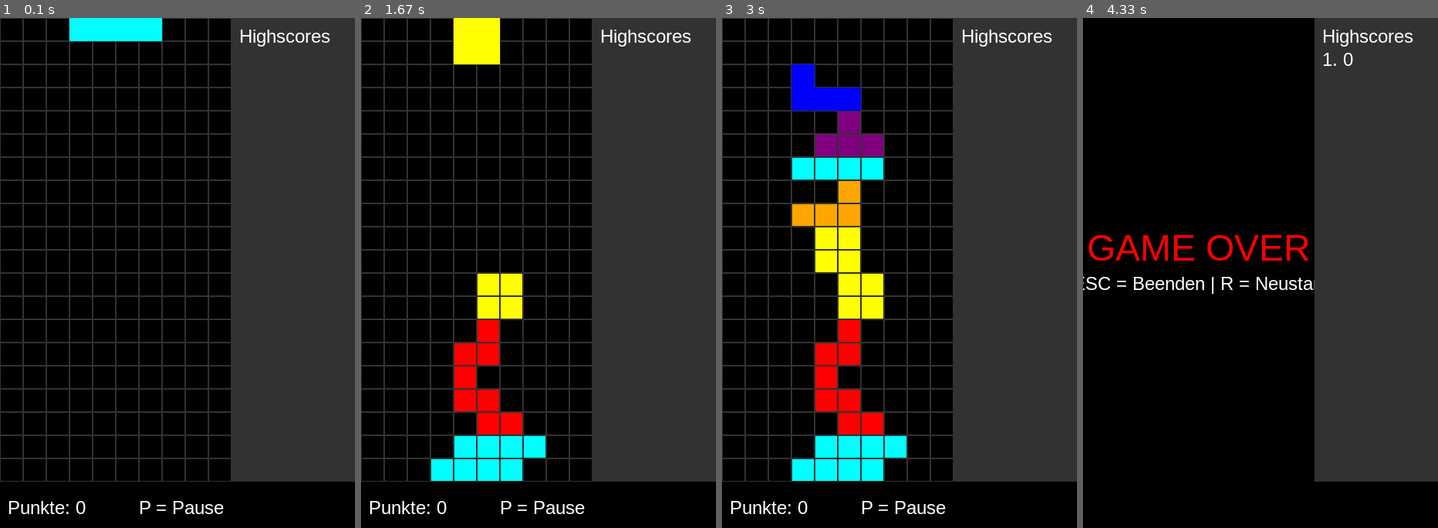
Above: before the commit, frames 1-4 (left to right).
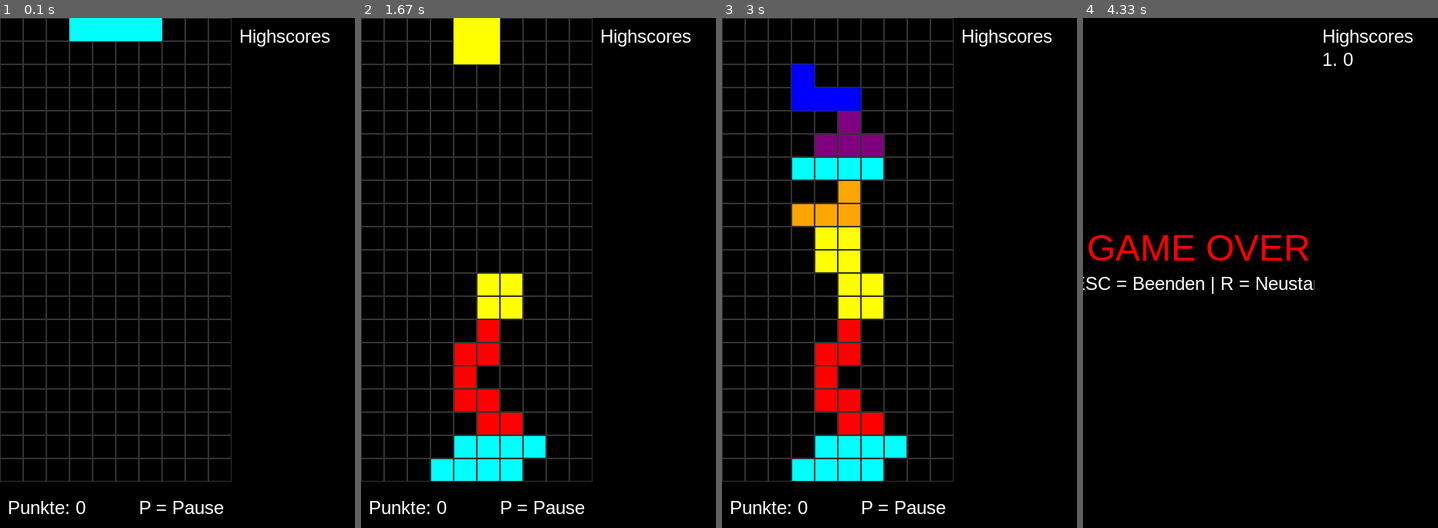
Above: after the commit, the same moments.

Repository: luca-waldvogel/tetris
Game: pygame game, started from main.py
Same seed, same stepped clock (60 frames per second), same inputs: the game is played once before the commit and once after it.
Inputs:
- Up to frame 1 (0.1 s): no input
- Up to frame 2 (1.67 s): tap Space at 0.33, 0.73, 1.03, 1.23, 1.57 s; hold Right 0.67-1.13 s; hold Up 1.17-1.47 s; hold Right from 1.5 s (still down)
- Up to frame 3 (3 s): tap Space at 1.87, 2.07, 2.37, 2.63, 2.97 s; release Right at 1.97 s; hold Left 2-2.53 s; hold Down 2.57-2.87 s; hold Left from 2.9 s (still down)
- Up to frame 4 (4.33 s): tap Space at 3.27, 3.4 s; release Left at 3.3 s; hold Up 3.33-3.7 s

The runs differ from the first frame. In frame 1, 31% of the frame differs, in the area x 65-100%, y 0-91%; in frame 2, 31%; in frame 3, 31%; in frame 4, 31%.

Commit message:
Scoreboard hintergrund schwarz

Diff:
--- a/ui.py
+++ b/ui.py
@@ -18,7 +18,7 @@
     x_offset = width + 10
     y_offset = 10
     # Scoreboard-Hintergrund immer zeichnen
-    pygame.draw.rect(surface, (50, 50, 50), (width, 0, 160, height))
+    pygame.draw.rect(surface, (0, 0, 0), (width, 0, 160, height))
 
     title_text = font.render("Highscores", True, (255, 255, 255))
     surface.blit(title_text, (x_offset, y_offset))
